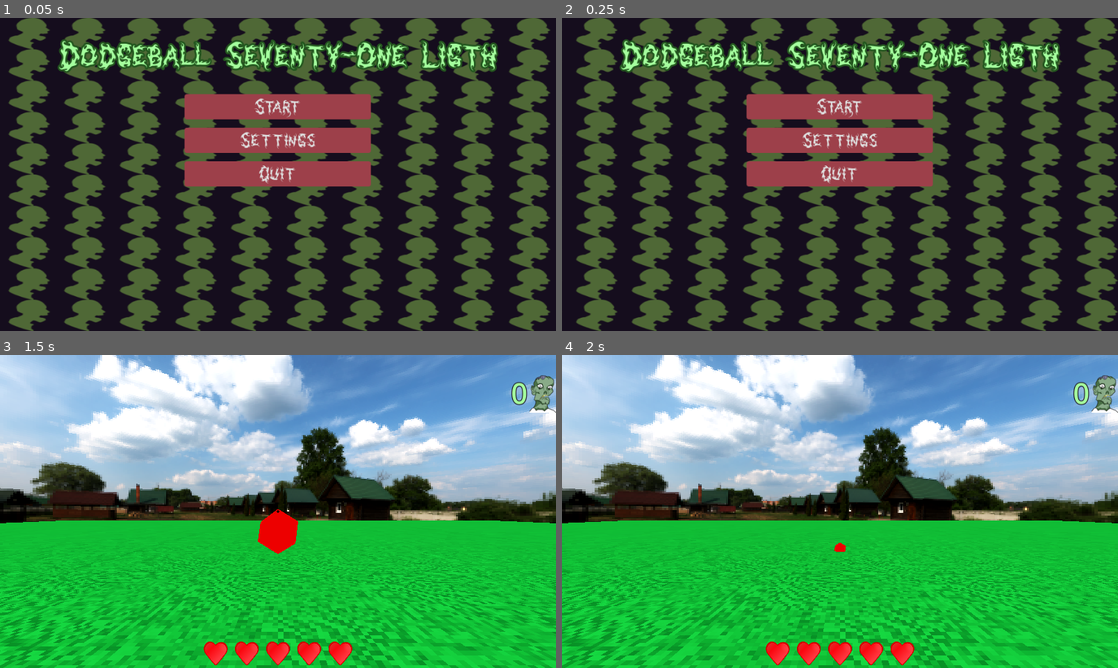
Above: before the commit, frames 1-4 (two rows, left to right).
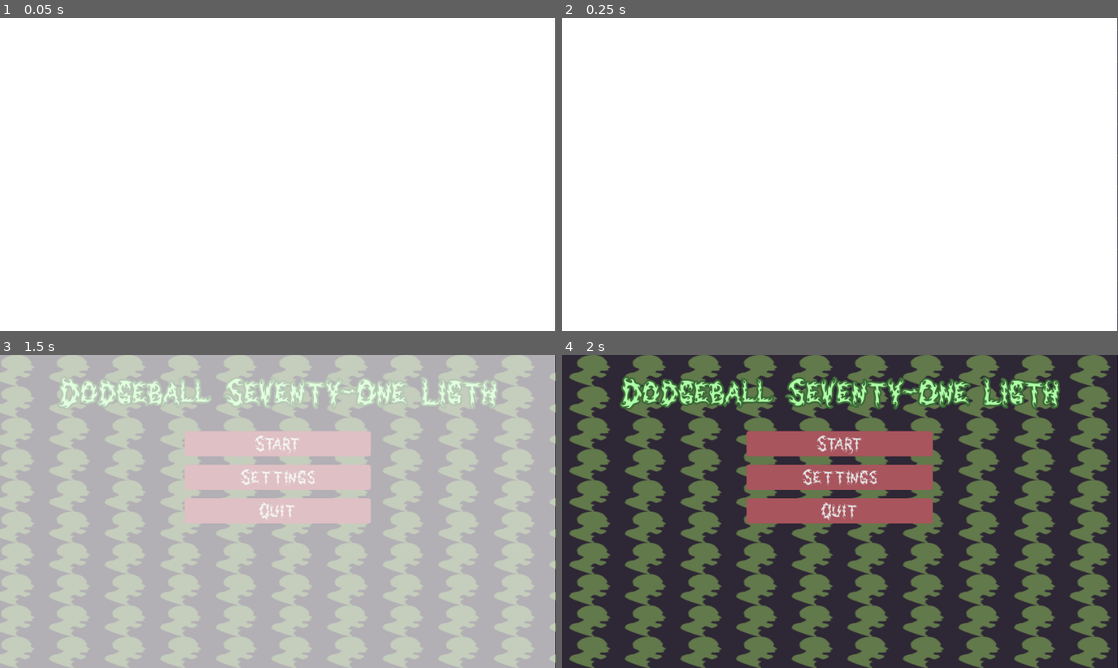
Above: after the commit, the same moments.

Repository: Duarterte/dougeball71_light
Game: Godot game, scene res://miscellaneous/first_boot/intro.tscn
Two runs of this game, one before a commit and one after it. Both use one fixed random seed, a clock stepped at 60 frames per second and the inputs below. Video files are missing from this copy of the repository; at most half a second of black plays in their place.
Inputs (mouse positions are in pixels of both pictures, inside the frame that each line leads up to):
- Up to frame 1 (0.05 s): no input
- Up to frame 2 (0.25 s): no input
- Up to frame 3 (1.5 s): click "Start" at 0.5 s; click (278, 442) at 1.25 s, where only the run after the commit has a clickable "Start"
- Up to frame 4 (2 s): no input

The runs differ from the first frame. In frame 1, 100% of the frame differs, in the area x 0-100%, y 0-100%; in frame 2, 100%; in frame 3, 99%; in frame 4, 99%.

Commit message:
fix panoramic

Diff:
--- a/logic/ui/MainMenu.tscn
+++ b/logic/ui/MainMenu.tscn
@@ -153,7 +153,6 @@
 grow_vertical = 0
 
 [node name="SceneEntryCurtain" type="ColorRect" parent="."]
-visible = false
 layout_mode = 1
 anchors_preset = -1
 anchor_right = 0.999
--- a/world/Level1.tscn
+++ b/world/Level1.tscn
@@ -2,15 +2,14 @@
 
 [ext_resource type="Script" path="res://logic/configuration/ZVMmain.gd" id="1_a3e34"]
 [ext_resource type="PackedScene" uid="uid://cw82d5se1l0j6" path="res://characters/player.tscn" id="2_bcxd7"]
-[ext_resource type="Texture2D" uid="uid://dsgp3cl2v040x" path="res://world/textures/resting_place_1k.hdr" id="2_eop6g"]
+[ext_resource type="Texture2D" uid="uid://f7ld26v5nqjd" path="res://world/textures/resting_place_2k.png" id="2_lm4h3"]
 [ext_resource type="Texture2D" uid="uid://dvbfcbmunfy0e" path="res://world/textures/terrain_joda.png" id="2_m5gju"]
 [ext_resource type="Shader" path="res://world/shaders/clip_map.gdshader" id="2_plshp"]
 [ext_resource type="PackedScene" uid="uid://bedj5roxowdy1" path="res://logic/in_game_logic/spawner.tscn" id="4_ku2xq"]
 [ext_resource type="Script" path="res://world/Terrain.gd" id="4_p1x8v"]
 
 [sub_resource type="PanoramaSkyMaterial" id="PanoramaSkyMaterial_h2lvh"]
-panorama = ExtResource("2_eop6g")
-filter = false
+panorama = ExtResource("2_lm4h3")
 
 [sub_resource type="Sky" id="Sky_ivghr"]
 sky_material = SubResource("PanoramaSkyMaterial_h2lvh")
Not shown, changed: export_presets.cfg
Binary file removed: world/textures/resting_place_1k.hdr
Binary file added: world/textures/resting_place_2k.png
Not shown, changed: world/textures/resting_place_2k.png.import
